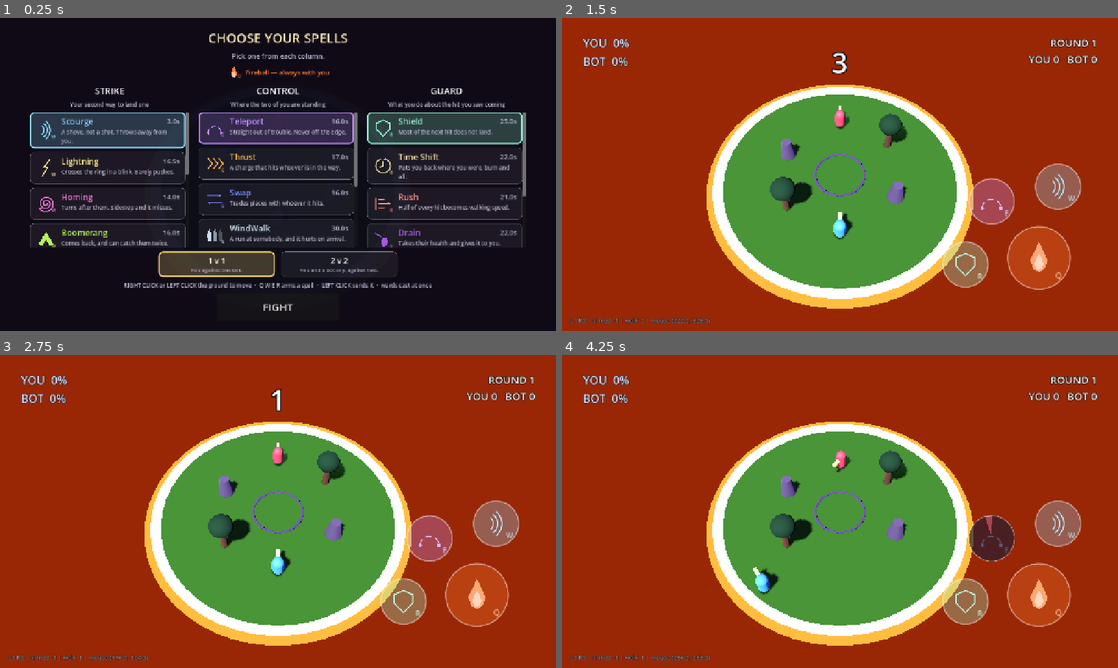
Above: before the commit, frames 1-4 (two rows, left to right).
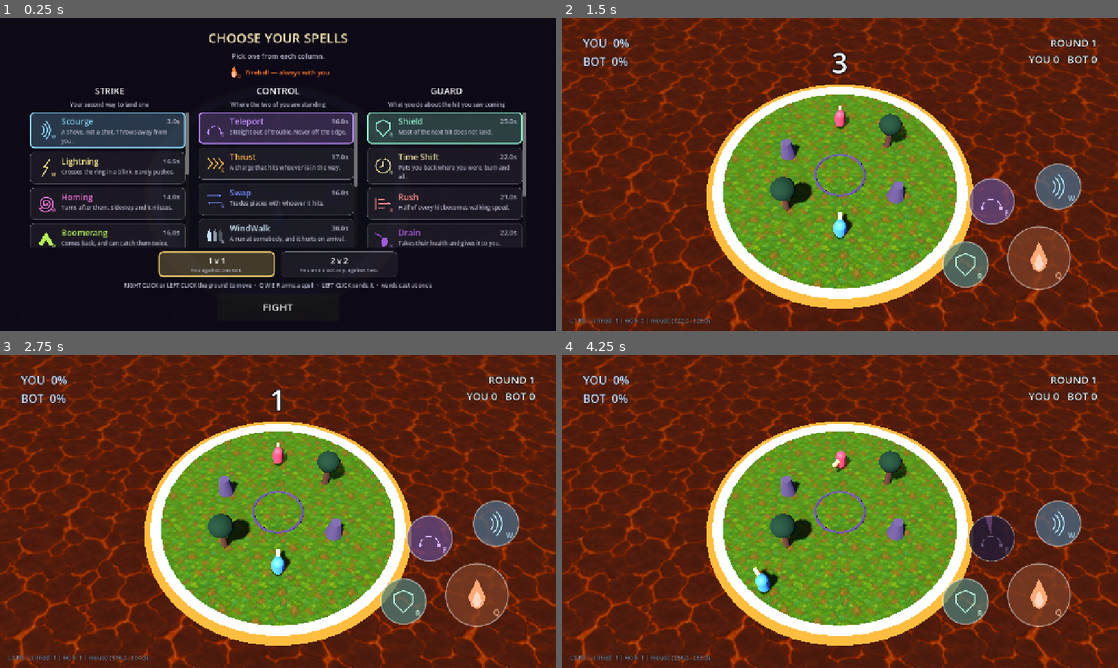
Above: after the commit, the same moments.

Repository: acansahin/spellfall
Game: Godot game, scene res://core/game/main.tscn
Two runs of this game, one before a commit and one after it. Both use one fixed random seed, a clock stepped at 60 frames per second and the inputs below.
Inputs (mouse positions are in pixels of both pictures, inside the frame that each line leads up to):
- Up to frame 1 (0.25 s): no input
- Up to frame 2 (1.5 s): click "FIGHT" at 0.5 s; tap Enter at 1.25 s; move the mouse to (962, 158) at 1.27 s; hold Right (move_right) from 1.28 s (still down); tap Q (cast_1) at 1.35 s; click (962, 158) at 1.42 s
- Up to frame 3 (2.75 s): release Right (move_right) at 2 s; tap Space at 2 s; drag from (166, 527) to (250, 574) at 2.02 s
- Up to frame 4 (4.25 s): move the mouse to (895, 442) at 2.77 s; hold Right (move_right) 2.78-3.5 s; tap E (cast_3) at 2.85 s; tap Enter at 3.5 s; drag from (812, 574) to (673, 464) at 3.52 s

The runs differ from the first frame. In frame 2, 83% of the frame differs, in the area x 0-100%, y 0-100%; in frame 3, 83%; in frame 4, 83%.

Commit message:
feat: the ground and the lava have textures, and a tool that checks one
Both came back good and the checking still found four things, which is the
argument for having checked.

tools/check_texture.py does four of the five checks in the art doc as numbers:
size, how much worse the wrap seam is than an ordinary neighbouring column, the
brightness spread across a 3x3 grid - a baked sun shows up there and nowhere
else - the darkest tone, and the distance from the colour the game uses now.
--seam-strip butts the last hundred columns against the first hundred AT FULL
RESOLUTION, because the 2x2 preview is downscaled and a one-pixel seam vanishes
into it, which is exactly the seam that shows up as a grid on the ground.

tools/fit_texture.py area-averages down to a power of two. The generator returned
1254 square; nearest-neighbour downscaling is what makes hand-painted art
sparkle at distance, and sparkle reads as low resolution.

What the checks found:

- mipmaps/generate=false on a fresh import. On a ground plane at a 55 degree
  slant across the whole screen that is grass that crawls whenever anything
  moves.
- The seam ratio runs hot on painted textures - both measured "marginal" and
  both are invisible in the full-resolution strip. Recorded, so the next one is
  not re-argued.
- The lava tiled every 8 metres across a 120 metre field and the repeat was
  obvious. 22 metres now.
- The lava was brighter than the ring, because its material is unshaded: the
  painted brightness goes straight to the screen while the grass beside it is
  lit and therefore darker than its own file.
- The spell buttons stopped being readable. Translucent discs were fine over a
  flat orange background and stopped being fine the moment the background had a
  pattern in it. AbilityButton.backdrop is a dark plate under them now.

The ground is triplanar, which is not optional: the platform's UVs run 0..1
across the cap whatever its radius, so without it the grass would zoom in as the
ring closed - the camera problem again, one layer down.

Seven suites re-run, all green.

Co-Authored-By: Claude Opus 5 <noreply@anthropic.com>

Diff:
--- a/arena/arena.tscn
+++ b/arena/arena.tscn
@@ -1,9 +1,11 @@
-[gd_scene load_steps=18 format=3]
+[gd_scene load_steps=20 format=3]
 
 [ext_resource type="Script" path="res://arena/kill_zone.gd" id="1_killzone"]
 [ext_resource type="Script" path="res://arena/arena.gd" id="4_arena"]
 [ext_resource type="PackedScene" path="res://arena/obstacles/rock.tscn" id="2_rock"]
 [ext_resource type="PackedScene" path="res://arena/obstacles/tree.tscn" id="3_tree"]
+[ext_resource type="Texture2D" path="res://assets/materials/ground_grass.png" id="5_grass"]
+[ext_resource type="Texture2D" path="res://assets/materials/lava_crust.png" id="6_lava"]
 
 [sub_resource type="CylinderMesh" id="CylinderMesh_lava"]
 top_radius = 60.0
@@ -14,11 +16,15 @@
 
 [sub_resource type="StandardMaterial3D" id="Mat_lava"]
 shading_mode = 0
-albedo_color = Color(0.470588, 0.137255, 0.0392157, 1)
+albedo_color = Color(0.62, 0.56, 0.56, 1)
+albedo_texture = ExtResource("6_lava")
 emission_enabled = true
 emission = Color(1, 0.396078, 0.0941176, 1)
-emission_energy_multiplier = 0.16
+emission_energy_multiplier = 0.1
+emission_texture = ExtResource("6_lava")
 roughness = 0.95
+uv1_scale = Vector3(0.045, 0.045, 0.045)
+uv1_triplanar = true
 
 [sub_resource type="TorusMesh" id="TorusMesh_shore"]
 inner_radius = 10.15
@@ -49,9 +55,12 @@
 rings = 1
 
 [sub_resource type="StandardMaterial3D" id="Mat_floor"]
-albedo_color = Color(0.215686, 0.407843, 0.168627, 1)
+albedo_color = Color(1, 1, 1, 1)
+albedo_texture = ExtResource("5_grass")
 roughness = 0.95
 metallic_specular = 0.05
+uv1_scale = Vector3(0.18, 0.18, 0.18)
+uv1_triplanar = true
 
 [sub_resource type="CylinderShape3D" id="CylinderShape3D_floor"]
 height = 2.0
--- a/ui/mobile_controls/ability_button.gd
+++ b/ui/mobile_controls/ability_button.gd
@@ -50,6 +50,12 @@
 @export var activation_padding := 16.0
 
 @export_group("Appearance")
+## The dark plate under a button, so the world behind it cannot be read through it.
+##
+## Deliberately not black, like everything else on this screen: a black disc reads as a hole
+## punched in the picture. This is the same deep blue-violet the scene's background clears to.
+@export var backdrop := Color(0.07, 0.06, 0.13, 0.62)
+
 @export var idle_ring := Color(1, 1, 1, 0.45)
 @export var cooldown_veil := Color(0, 0, 0, 0.55)
 @export var press_flash := Color(1, 1, 1, 0.22)
@@ -214,7 +220,15 @@
 	var ability: Ability = source.ability_in(slot) if source != null else null
 	var tint := ability.colour if ability != null else Color(0.5, 0.5, 0.5)
 
-	draw_circle(_centre, radius, Color(tint.r, tint.g, tint.b, 0.30))
+	# Two discs, not one: a dark plate first, then the spell's colour over it.
+	#
+	# The single 30%-alpha disc that used to be here was fine over a flat orange background and
+	# stopped being fine the moment the lava had a TEXTURE in it - the crust pattern read
+	# straight through the button and the glyph sat in the middle of it. A button has to be a
+	# button whatever happens to be behind it, and what was behind it was always going to
+	# change. The plate is the fix; the tint on top is what still says which spell this is.
+	draw_circle(_centre, radius, backdrop)
+	draw_circle(_centre, radius, Color(tint.r, tint.g, tint.b, 0.34))
 	if _touch_index != -1:
 		draw_circle(_centre, radius, press_flash)
 	draw_arc(_centre, radius, 0.0, TAU, 40, idle_ring, 3.0, true)
Binary file added: assets/materials/ground_grass.png
Not shown, added: assets/materials/ground_grass.png.import
Binary file added: assets/materials/lava_crust.png
Not shown, added: assets/materials/lava_crust.png.import
Not shown, changed: .gitignore
Not shown, changed: TASKS.md
Not shown, changed: docs/arena-art-prompt.md
Not shown, added: tools/check_texture.py
Not shown, added: tools/fit_texture.py
Not shown, added: tools/png_reader.py
